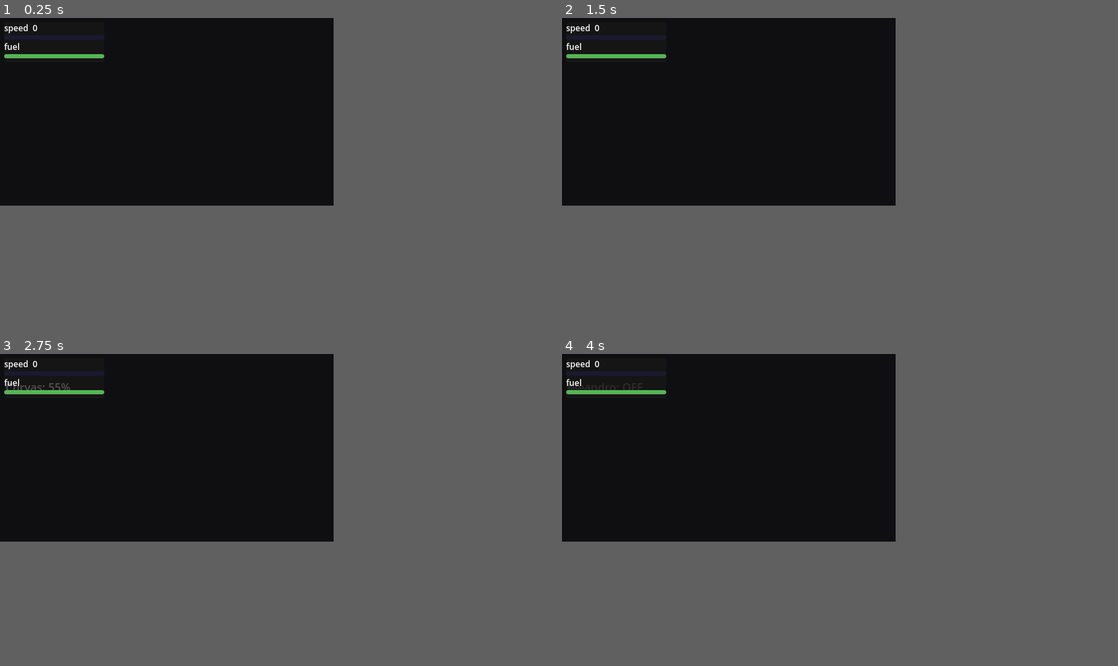
Above: before the commit, frames 1-4 (two rows, left to right).
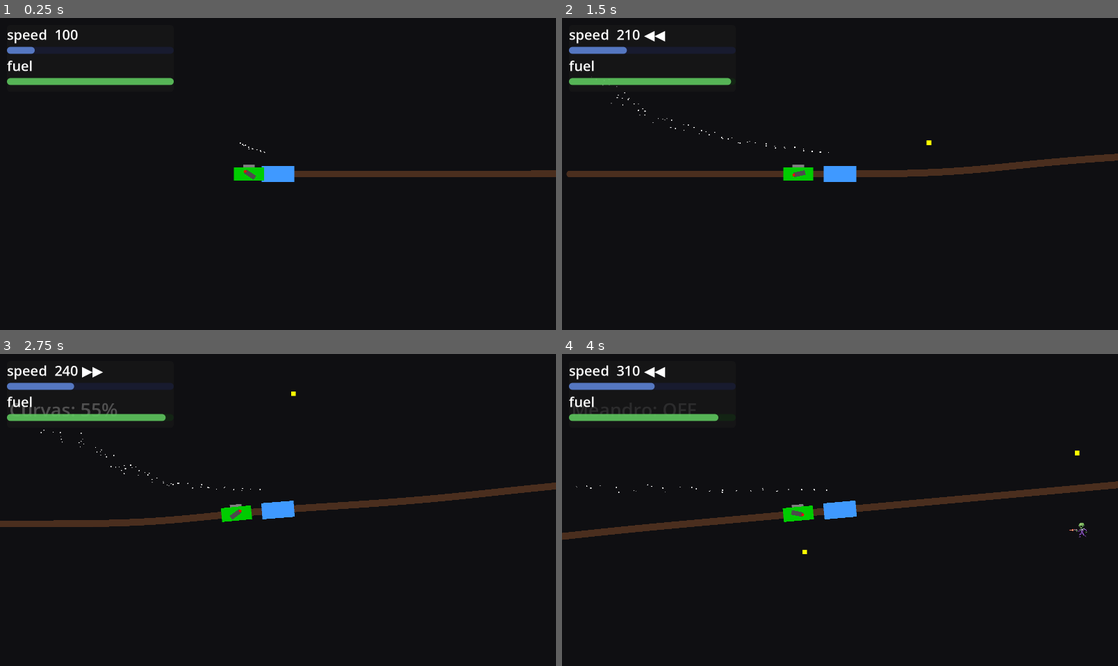
Above: after the commit, the same moments.

Repository: fabiorizzomatos/alientrain
Game: Godot game, scene res://scenes/Main.tscn
Two runs of this game, one before a commit and one after it. Both use one fixed random seed, a clock stepped at 60 frames per second and the inputs below.
Inputs (mouse positions are in pixels of both pictures, inside the frame that each line leads up to):
- Up to frame 1 (0.25 s): no input
- Up to frame 2 (1.5 s): move the mouse to (801, 102) at 0.52 s; hold Right (ui_right) 0.53-1.28 s; click (801, 102) at 0.6 s; tap E at 0.8, 1.35 s; move the mouse to (662, 120) at 1.27 s; hold Left (ui_left) from 1.28 s (still down)
- Up to frame 3 (2.75 s): click (100, 456) at 1.55 s; move the mouse to (200, 407) at 2.02 s; release Left (ui_left) at 2.03 s; hold Right (ui_right) from 2.03 s (still down); hold [ (curvy_less) from 2.03 s (still down); click (200, 407) at 2.17 s; tap E at 2.3 s
- Up to frame 4 (4 s): move the mouse to (712, 485) at 2.77 s; release [ (curvy_less) at 2.78 s; tap ] (curvy_more) at 2.85 s; click (712, 485) at 3.05 s; move the mouse to (828, 475) at 3.52 s; release Right (ui_right) at 3.53 s; hold Left (ui_left) from 3.53 s (still down); hold M (meander_toggle) from 3.53 s (still down); click (828, 475) at 3.67 s; tap E at 3.8 s
In our replay, the window is 480x270 before the commit and 800x449 after it. These sizes can differ from the game's own. Grey fills any space a smaller window leaves; there, only what the larger window draws over its background counts as a difference.

The runs differ from the first frame. In frame 1, 3.6% of the frame differs, in the area x 0-100%, y 2-53%; in frame 2, 4.6%; in frame 3, 4.9%; in frame 4, 4.9%, in the area x 0-100%, y 2-65%.
Error before the commit: Parse Error: Mixed use of tabs and spaces for indentation. (res://scripts/TrainController.gd:167)

Commit message:
HUD compacto, spawn inicial de inimigos, Enemy scale auto por target_height, sprite real com transparência, fixes (indent, Color.BLACK, polygon), remove cannon _process

Diff:
--- /dev/null
+++ b/scenes/Bullet.tscn
@@ -0,0 +1,20 @@
+[gd_scene load_steps=3 format=3]
+
+[ext_resource type="Script" path="res://scripts/Bullet.gd" id="1"]
+
+[sub_resource type="RectangleShape2D" id="1"]
+size = Vector2(4, 4)
+
+[node name="Bullet" type="Node2D"]
+script = ExtResource("1")
+
+[node name="Area2D" type="Area2D" parent="."]
+collision_layer = 4
+collision_mask = 2
+
+[node name="CollisionShape2D" type="CollisionShape2D" parent="Area2D"]
+shape = SubResource("1")
+
+[node name="Visual" type="Polygon2D" parent="."]
+polygon = PackedVector2Array(-2, -2, 2, -2, 2, 2, -2, 2)
+color = Color(1, 1, 0, 1)
--- /dev/null
+++ b/scripts/Bullet.gd
@@ -0,0 +1,21 @@
+extends Node2D
+
+var direction: Vector2
+var speed: float = 300.0
+
+@onready var _area: Area2D = $Area2D
+
+func _ready():
+	_area.connect("area_entered", Callable(self, "_on_hit"))
+
+func _physics_process(delta):
+	position += direction * speed * delta
+	# Remove se sair da tela (limites maiores para mundo infinito)
+	if position.x > 10000 or position.x < -2000 or position.y > 2000 or position.y < -2000:
+		queue_free()
+
+func _on_hit(area):
+	# Verifica se acertou um inimigo
+	if area.get_parent() is Node2D and area.get_parent().name.begins_with("Enemy"):
+		area.get_parent().queue_free()
+	queue_free()
--- a/scripts/Enemy.gd
+++ b/scripts/Enemy.gd
@@ -1,4 +1,6 @@
 extends Node2D
+
+signal enemy_collided
 
 @export var type: String = "a"
 @export var level: float = 0.0
@@ -10,14 +12,18 @@
 var _path: Path2D
 var _curve: Curve2D
 var _sprite: Sprite2D
+var _area: Area2D
+var lateral_offset: float = 0.0  # Offset lateral ao trilho
 
 func _ready() -> void:
 	_path = get_node_or_null(track_path) as Path2D
 	if _path:
 		_curve = _path.curve
 	_sprite = get_node_or_null("Sprite2D")
+	lateral_offset = randf_range(-80.0, 80.0)  # Offset lateral aleatório
 	_ensure_placeholder_texture()
 	_fit_sprite_to_height()
+	_setup_collision()
 	apply_level()
 
 func apply_level() -> void:
@@ -35,10 +41,13 @@
 	if progress > L:
 		progress = L
 	var pos: Vector2 = _curve.sample_baked(progress)
-	global_position = pos
+	# Calcular offset perpendicular ao trilho
+	var tangent: Vector2 = _curve.sample_baked(min(progress + 5.0, L)) - pos
+	tangent = tangent.normalized()
+	var perpendicular: Vector2 = Vector2(-tangent.y, tangent.x) * lateral_offset
+	global_position = pos + perpendicular
 	# Rotaciona pela tangente
-	var pos_ahead: Vector2 = _curve.sample_baked(min(progress + 6.0, L))
-	rotation = (pos_ahead - pos).angle()
+	rotation = tangent.angle()
 
 	# Se ficar muito para trás do trem, remove
 	var loco: PathFollow2D = _path.get_node_or_null("Locomotive") as PathFollow2D
@@ -75,3 +84,23 @@
 		return
 	var s: float = clamp(target_height / sz.y, 0.02, 4.0)
 	_sprite.scale = Vector2(s, s)
+
+func _setup_collision() -> void:
+	_area = Area2D.new()
+	add_child(_area)
+	var collision_shape = CollisionShape2D.new()
+	var rect_shape = RectangleShape2D.new()
+	rect_shape.size = Vector2(target_height, target_height)  # Ajuste conforme necessário
+	collision_shape.shape = rect_shape
+	_area.add_child(collision_shape)
+	_area.collision_layer = 2  # Camada para inimigos
+	_area.collision_mask = 1 | 4   # Colidir com trem e balas
+	_area.connect("area_entered", Callable(self, "_on_area_entered"))
+
+func _on_area_entered(area: Area2D) -> void:
+	# Verifica se colidiu com o trem
+	if area.collision_layer == 1:  # Trem
+		emit_signal("enemy_collided")
+		queue_free()  # Remove o inimigo após colisão
+	elif area.collision_layer == 4:  # Bala
+		queue_free()  # Remove o inimigo se acertado por bala
--- a/scripts/TrainController.gd
+++ b/scripts/TrainController.gd
@@ -31,18 +31,36 @@
 	if track.has_signal("curve_updated"):
 		track.connect("curve_updated", Callable(self, "_on_curve_updated"))
 	set_physics_process(true)
+	set_process(true)  # Para atualizar o canhão
 	spawn_timer = Timer.new()
 	add_child(spawn_timer)
 	spawn_timer.wait_time = 3.0  # Spawn a cada 3 segundos
 	spawn_timer.connect("timeout", Callable(self, "_spawn_enemy"))
 	spawn_timer.start()
-	# Spawn inicial rápido
-	call_deferred("_spawn_enemy")
+	# Aumentar tamanho da janela
+	get_window().size = Vector2(1600, 900)
+	# Mudar cursor do mouse para crosshair maior
+	var img = Image.create(32, 32, false, Image.FORMAT_RGBA8)
+	img.fill(Color(0, 0, 0, 0))  # Transparente
+	# Desenhar cruz preta
+	for i in range(32):
+		img.set_pixel(i, 15, Color.BLACK)
+		img.set_pixel(i, 16, Color.BLACK)
+		img.set_pixel(15, i, Color.BLACK)
+		img.set_pixel(16, i, Color.BLACK)
+	var tex = ImageTexture.create_from_image(img)
+	Input.set_custom_mouse_cursor(tex)
+	# Adicionar ação para atirar
+	if not InputMap.has_action("shoot"):
+		InputMap.add_action("shoot")
+		var ev = InputEventMouseButton.new()
+		ev.button_index = MOUSE_BUTTON_LEFT
+		InputMap.action_add_event("shoot", ev)
 
 func _physics_process(delta: float) -> void:
 	if L <= 1.0:
 		return
-	var accel: float = 0.0
+	var accel := 0.0
 	if Input.is_action_pressed("ui_right"):
 		accel += 1.0
 	if Input.is_action_pressed("ui_left"):
@@ -51,7 +69,7 @@
 	enemy_level = min(1.0, loco.progress / 5000.0)  # Upgrade level baseado na distância
 
 	# Consumir combustível por distância real percorrida
-	var step: float = speed * delta
+	var step := speed * delta
 	if fuel > 0.0 and step > 0.0:
 		var speed_ratio := speed / max_speed
 		var mult := 1.0 + fuel_speed_factor * speed_ratio * speed_ratio
@@ -73,14 +91,14 @@
 	# Pedir mais trilhos à frente (com previsão)
 	var track_node := get_node("../Track")
 	if track_node and track_node.has_method("ensure_length"):
-		var predict: float = loco.progress + step + lookahead
+		var predict := loco.progress + step + lookahead
 		track_node.ensure_length(predict)
 	# Avançar no trilho (sem loop)
 	loco.loop = false
 	L = max(L, path.curve.get_baked_length())
 	loco.progress = min(loco.progress + step, L - 1.0)
 
-	var p: float = loco.progress
+	var p := loco.progress
 	for i in cars.size():
 		p = max(0.0, p - spacing)
 		cars[i].progress = p
@@ -90,16 +108,29 @@
 		if hud and hud.has_method("set_values"):
 			hud.call_deferred("set_values", speed, fuel, fuel_max)
 
-	# Camera follow simples
-	var cam := get_node_or_null("../Camera2D")
-	if cam and cam is Camera2D:
-		(cam as Camera2D).global_position = loco.global_position
-	# Tecla R para reiniciar quando sem combustível
-	if out_of_fuel and Input.is_action_just_pressed("restart_ride"):
-		reset_run()
-	# Tecla E para spawnar inimigo na hora (teste)
-	if Input.is_action_just_pressed("spawn_enemy"):
-		_spawn_enemy()
+		# Camera follow simples
+		var cam := get_node_or_null("../Camera2D")
+		if cam and cam is Camera2D:
+			(cam as Camera2D).global_position = loco.global_position
+		# Tecla R para reiniciar quando sem combustível
+		if out_of_fuel and Input.is_action_just_pressed("restart_ride"):
+			reset_run()
+
+func _process(_delta: float) -> void:
+	if cars.size() > 0 and cars[0].has_node("Cannon"):
+		var cannon = cars[0].get_node("Cannon")
+		var barrel = cannon.get_node_or_null("Barrel")
+		if barrel:
+			var camera = get_viewport().get_camera_2d()
+			if camera:
+				var world_mouse = camera.get_global_mouse_position()
+				var cannon_pos = cannon.global_position
+				var angle = (world_mouse - cannon_pos).angle() - cannon.global_rotation
+				barrel.rotation = angle
+
+func _input(event: InputEvent) -> void:
+	if Input.is_action_just_pressed("shoot"):
+		_shoot()
 
 func _notification(what):
 	if what == NOTIFICATION_READY:
@@ -111,10 +142,6 @@
 		if not InputMap.has_action("restart_ride"):
 			InputMap.add_action("restart_ride")
 			var ev := InputEventKey.new(); ev.keycode = KEY_R; InputMap.action_add_event("restart_ride", ev)
-		# Tecla E para spawn de teste
-		if not InputMap.has_action("spawn_enemy"):
-			InputMap.add_action("spawn_enemy")
-			var ev2 := InputEventKey.new(); ev2.keycode = KEY_E; InputMap.action_add_event("spawn_enemy", ev2)
 
 func _on_curve_updated(total_length: float) -> void:
 	L = max(1.0, total_length)
@@ -130,7 +157,7 @@
 		track_node.ensure_length(lookahead + 1000.0)
 	L = max(1.0, path.curve.get_baked_length())
 	loco.progress = 0.0
-	var p: float = 0.0
+	var p := 0.0
 	for i in cars.size():
 		p = max(0.0, p - spacing)
 		cars[i].progress = p
@@ -145,6 +172,7 @@
 func _ensure_visuals() -> void:
 	# Locomotive body + smoke
 	_ensure_box(loco, Color(0.25, 0.6, 1.0), Vector2(28, 14))
+	_ensure_collision(loco, Vector2(28, 14))
 	if not loco.has_node("Smoke"):
 		var smoke := GPUParticles2D.new()
 		smoke.name = "Smoke"
@@ -165,25 +193,32 @@
 		loco.add_child(smoke)
 	# Cars - Apenas o vagão do canhão (verde)
 	if cars.size() > 0:
-	    var cannon_car = cars[0]
-	_ensure_box(cannon_car, Color(0.0, 0.8, 0.0), Vector2(26, 12))  # Verde
-	# Adicionar canhão em cima
-        if not cannon_car.has_node("Cannon"):
-            var cannon := Node2D.new()
-            cannon.name = "Cannon"
-            cannon_car.add_child(cannon)
-            # Base do canhão
-            var base := Polygon2D.new()
-            base.name = "Base"
-            base.polygon = PackedVector2Array([Vector2(-5, -8), Vector2(5, -8), Vector2(5, -6), Vector2(-5, -6)])
-            base.color = Color(0.5, 0.5, 0.5)  # Cinza
-            cannon.add_child(base)
-            # Cano do canhão
-            var barrel := Polygon2D.new()
-            barrel.name = "Barrel"
-            barrel.polygon = PackedVector2Array([Vector2(-2, -6), Vector2(2, -6), Vector2(2, 4), Vector2(-2, 4)])
-            barrel.color = Color(0.3, 0.3, 0.3)  # Cinza escuro
-            cannon.add_child(barrel)
+		var cannon_car = cars[0]
+		_ensure_box(cannon_car, Color(0.0, 0.8, 0.0), Vector2(26, 12))  # Verde
+		_ensure_collision(cannon_car, Vector2(26, 12))
+		# Adicionar canhão em cima
+		if not cannon_car.has_node("Cannon"):
+			var cannon := Node2D.new()
+			cannon.name = "Cannon"
+			cannon_car.add_child(cannon)
+			# Base do canhão
+			var base := Polygon2D.new()
+			base.name = "Base"
+			base.polygon = PackedVector2Array([Vector2(-5, -8), Vector2(5, -8), Vector2(5, -6), Vector2(-5, -6)])
+			base.color = Color(0.5, 0.5, 0.5)  # Cinza
+			cannon.add_child(base)
+			# Cano do canhão
+			var barrel := Polygon2D.new()
+			barrel.name = "Barrel"
+			barrel.polygon = PackedVector2Array([Vector2(-6, -2), Vector2(-6, 2), Vector2(4, 2), Vector2(4, -2)])
+			barrel.color = Color(0.3, 0.3, 0.3)  # Cinza escuro
+			cannon.add_child(barrel)
+			# Ponta vermelha
+			var tip := Polygon2D.new()
+			tip.name = "Tip"
+			tip.polygon = PackedVector2Array([Vector2(3, -1), Vector2(3, 1), Vector2(5, 1), Vector2(5, -1)])
+			tip.color = Color.RED
+			barrel.add_child(tip)
 
 	# HUD (se existir)
 	var hud := get_node_or_null("../HUD")
@@ -206,6 +241,20 @@
 		box.color = color
 		body.add_child(box)
 
+func _ensure_collision(follow: PathFollow2D, size: Vector2) -> void:
+	var area = follow.get_node_or_null("CollisionArea")
+	if area == null:
+		area = Area2D.new()
+		area.name = "CollisionArea"
+		follow.add_child(area)
+		var collision_shape = CollisionShape2D.new()
+		var rect_shape = RectangleShape2D.new()
+		rect_shape.size = size
+		collision_shape.shape = rect_shape
+		area.add_child(collision_shape)
+		area.collision_layer = 1  # Trem
+		area.collision_mask = 2    # Inimigos
+
 func _spawn_enemy() -> void:
 	var enemy_scene = load("res://scenes/Enemy.tscn")  # Assumindo que a cena existe
 	if enemy_scene:
@@ -214,4 +263,26 @@
 		enemy.level = enemy_level
 		enemy.progress = loco.progress + 500.0  # Spawn 500px à frente
 		enemy.apply_level()  # Aplicar upgrades
+		enemy.connect("enemy_collided", Callable(self, "_on_enemy_collided"))
 		get_parent().add_child(enemy)  # Adicionar ao root
+
+func _on_enemy_collided() -> void:
+	fuel = max(0.0, fuel - 10.0)  # Reduz combustível em 10 ao colidir com inimigo
+	if fuel <= 0.0 and not out_of_fuel:
+		out_of_fuel = true
+		var hud := get_node_or_null("../HUD")
+		if hud and hud.has_method("show_end_dialog"):
+			hud.show_end_dialog()
+
+func _shoot() -> void:
+	if cars.size() > 0 and cars[0].has_node("Cannon"):
+		var cannon = cars[0].get_node("Cannon")
+		var barrel = cannon.get_node_or_null("Barrel")
+		if barrel:
+			var direction = Vector2.RIGHT.rotated(barrel.global_rotation)
+			var bullet_scene = load("res://scenes/Bullet.tscn")
+			if bullet_scene:
+				var bullet = bullet_scene.instantiate()
+				bullet.direction = direction
+				bullet.position = cannon.global_position + direction * 20
+				get_parent().add_child(bullet)
Not shown, added: scripts/Bullet.gd.uid
